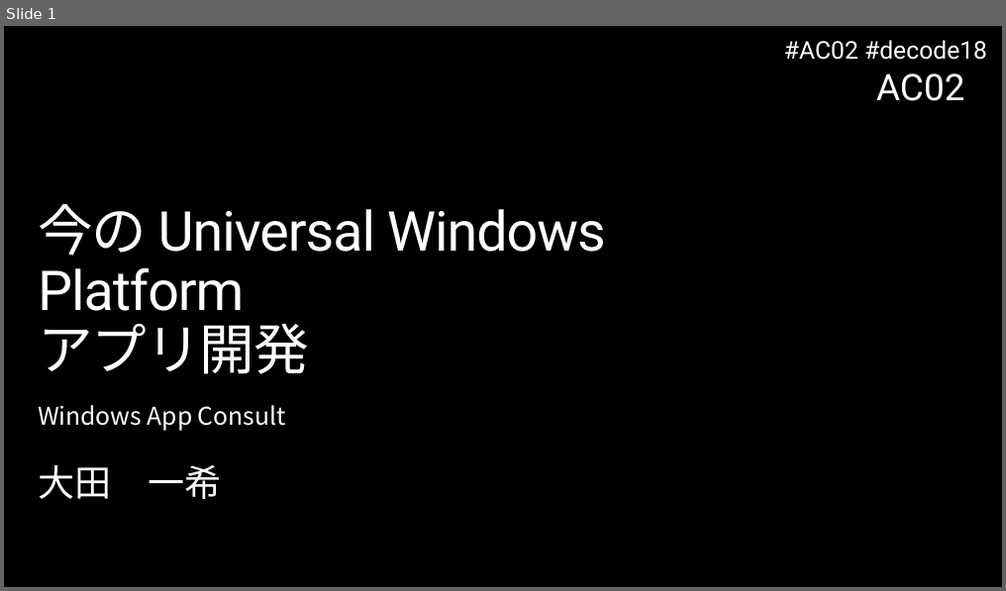
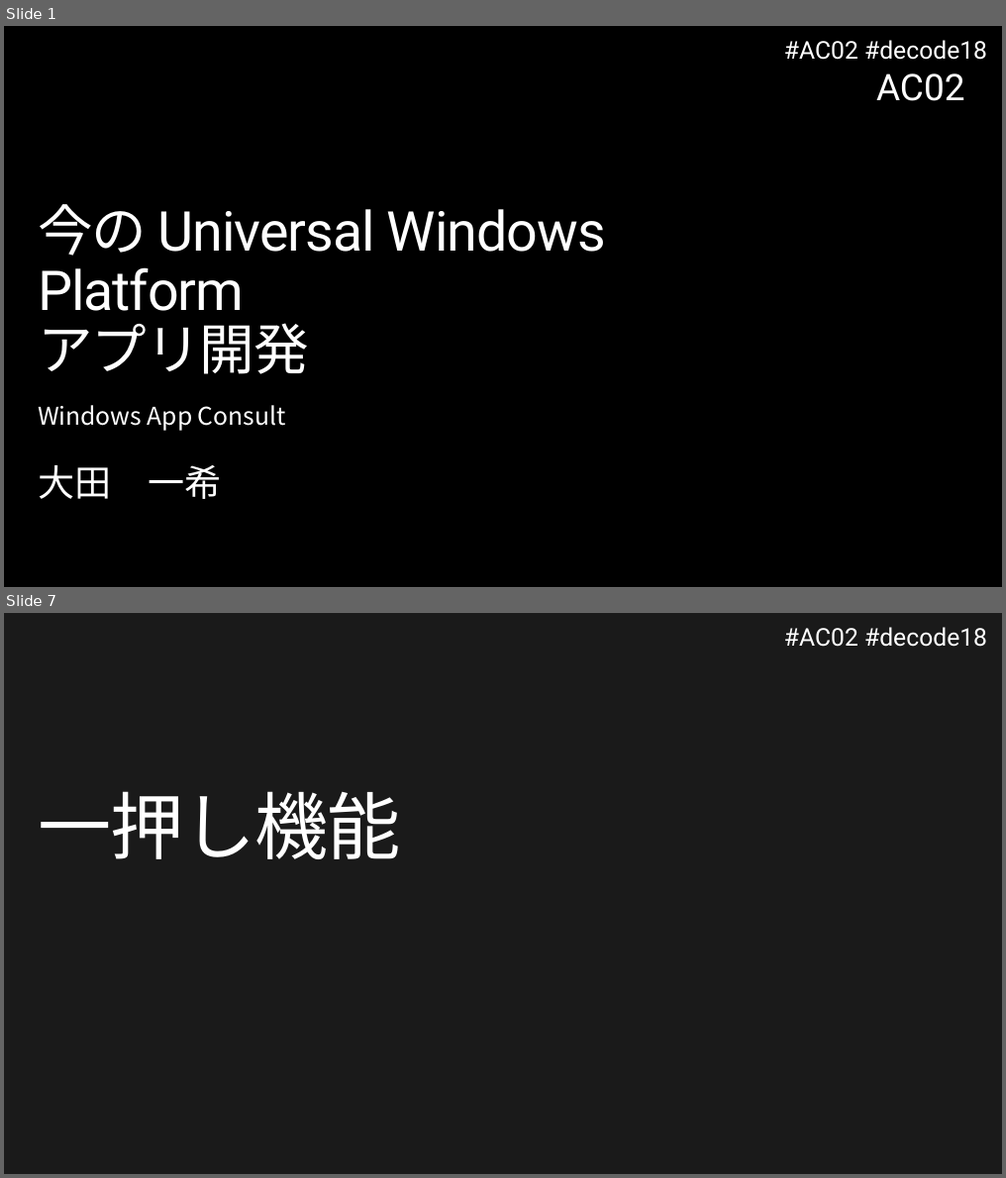
Before and after one commit to runceel/decode2018, a slide deck: docs/AC02.pptx. Shown one above the other, each under a label of ours: slide 1 before the commit, slides 1 and 7 after it; the slides between them are not shown. The pictures are 1006x591 and 1006x1178 pixels, drawn with LibreOffice and Linux fonts; fonts in the diff are those of the drawing; background and template pictures are left out. Boxes give left, top, right and bottom in pixels: in the first picture for what was removed or moved away, otherwise in the second. Text is boxed around its words. In the diff, an @@ line names an element or a change of style, - is before the commit and + after.

```diff
--- a/docs/AC02.pptx
+++ b/docs/AC02.pptx
@@ slide 7 added at (x1=4, y1=613, x2=1002, y2=1174), background #1A1A1A; not listed: 1 template element that a slide beside it also shows @@
@@ title added at (x1=38, y1=791, x2=400, y2=860), 72 pt, text #FFFFFF @@
+一押し機能
```
Also in this commit, not shown: 9 other slides added.
